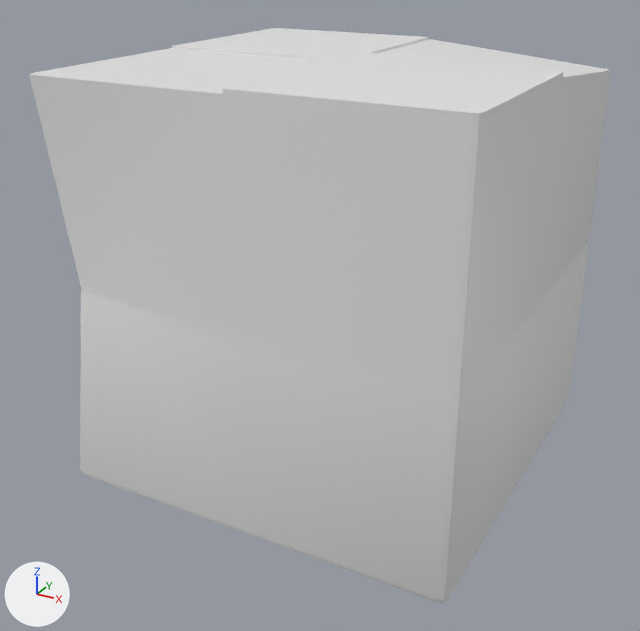
The FBX model Assets/Modelisation/PROPS/PROP_carton_01_v1.fbx: old version first, new version second.
Camera for both pictures: a camera (50 mm lens) standing at (0.385, -0.751, 0.514) and looking at (-0.011, -0.031, 0.154). Every picture has the same lights, and +X, +Y and +Z are marked at lower left. Where no turn or scale is listed for an object, it has been applied to the vertices.
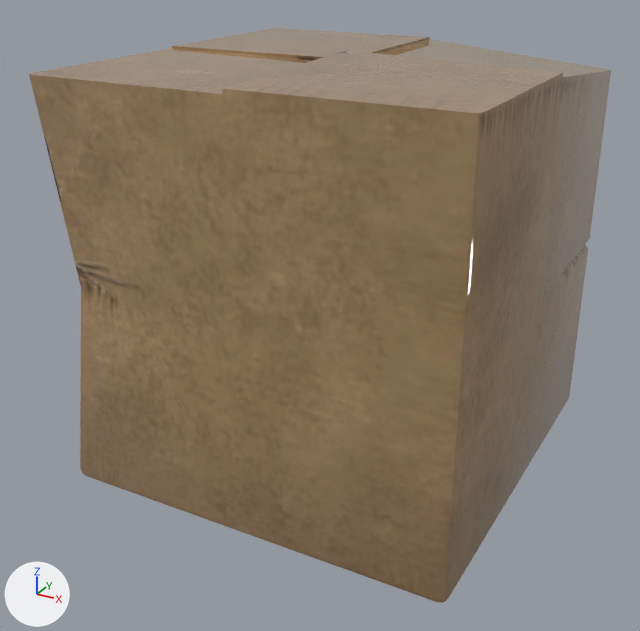
Changed parts and their boxes (x1, y1, x2, y2) in the pictures (640 x 631 px):
'Box030', recoloured (grey to brown): (29, 28, 611, 603) in both

The edits, one by one:
Picture 'PROP_carton_01_v1_DefaultMaterial_BaseMap.png' (img_prop_carton_01_v1_defaultmaterial_basemap_png) is new.
Material 'Material #27' (mat_material__27) is new.
Its texture is img_prop_carton_01_v1_defaultmaterial_basemap_png.
Its roughness is 0.0.
me_mesh has 140 vertices, 144 faces and spans x -0.2..0.2, y -0.2..0.2, z 0.0..0.41.
me_mesh now uses material mat_material__27 (picture img_prop_carton_01_v1_defaultmaterial_basemap_png).
